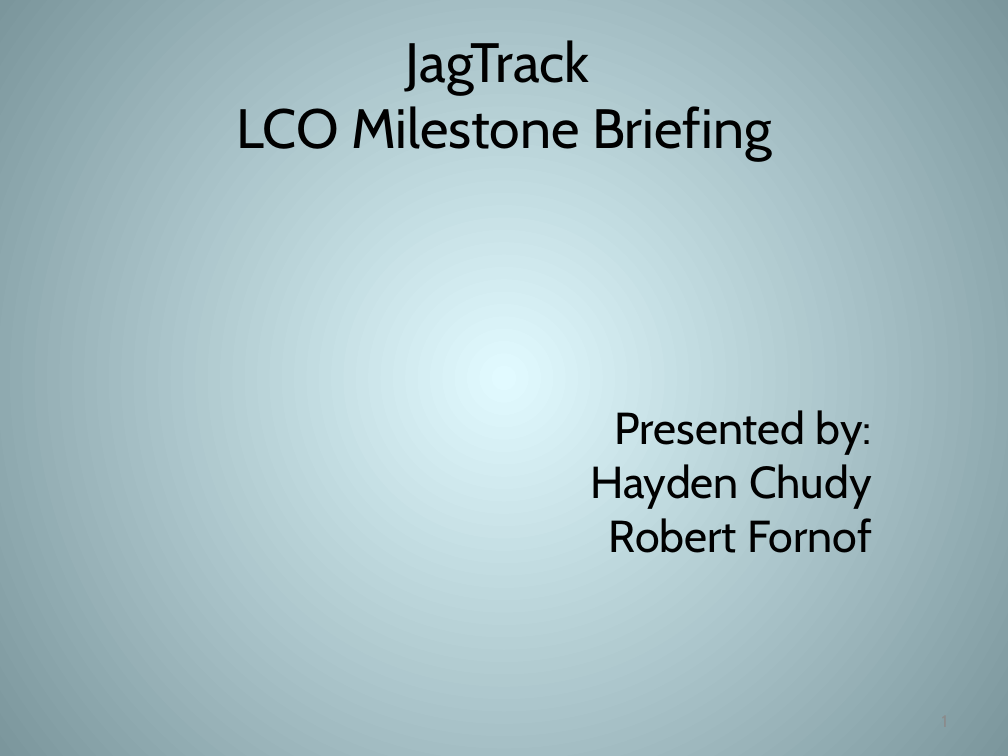
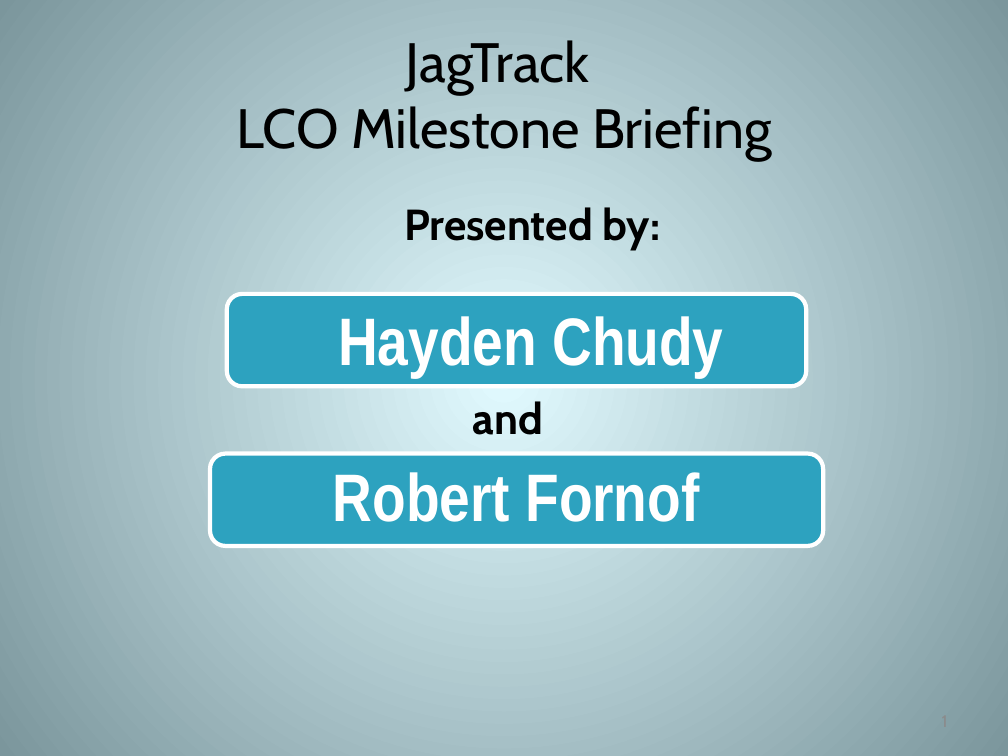
Before and after one commit to hjc/JagTrack, a slide deck: slide 1 of LCO_Brief_Placeholder/Deliverables/jt-lco_final_ppt.pptx. Drawn at 1008x756 pixels with LibreOffice and Linux fonts; fonts in the diff are those of the drawing. Boxes give left, top, right and bottom in pixels: in the first picture for what was removed or moved away, otherwise in the second. Text is boxed around its words. In the diff, an @@ line names an element or a change of style, - is before the commit and + after.

Commit message:
Uploading Powerpoint Formatted Final.

```diff
--- a/LCO_Brief_Placeholder/Deliverables/jt-lco_final_ppt.pptx
+++ b/LCO_Brief_Placeholder/Deliverables/jt-lco_final_ppt.pptx
@@ text added at bbox=[404, 207, 661, 251], 31 pt, text #000000, bold @@
+Presented by:
@@ rounded rectangle added at bbox=[227, 294, 806, 387], fill #2DA2BF, outline #FFFFFF 3 pt @@
@@ text added at bbox=[338, 316, 723, 377], 48 pt, text #FFFFFF, bold @@
+Hayden Chudy
@@ text added at bbox=[473, 401, 543, 435], 31 pt, text #000000, bold @@
+and
@@ text at bbox=[590, 410, 872, 508]: paragraphs removed @@
-Presented by:
-Hayden Chudy
@@ rounded rectangle added at bbox=[210, 454, 823, 546], fill #2DA2BF, outline #FFFFFF 3 pt @@
@@ text "Robert Fornof": place and size @@
-text "Robert Fornof" at bbox=[590, 410, 872, 553]
+text "Robert Fornof" at bbox=[333, 472, 699, 522]
@@ text "Robert Fornof" at bbox=[333, 472, 699, 522]: size 32 to 48 pt, font Cabin to Arial Narrow, text colour #000000 to #FFFFFF, bold on; alignment right to centre; line spacing 1 to 0.9; more space between paragraphs; vertical alignment top to middle @@
```
Also in this commit, not shown: 13 other slides changed, 3 slides added, 6 slides removed.
